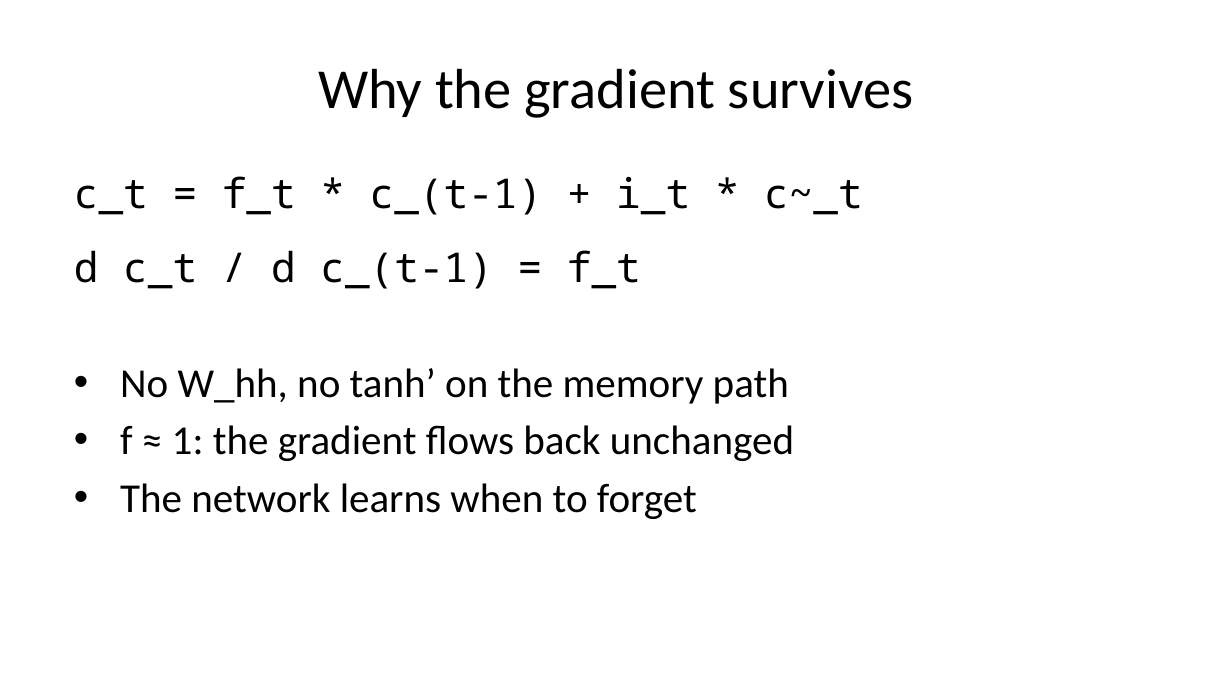
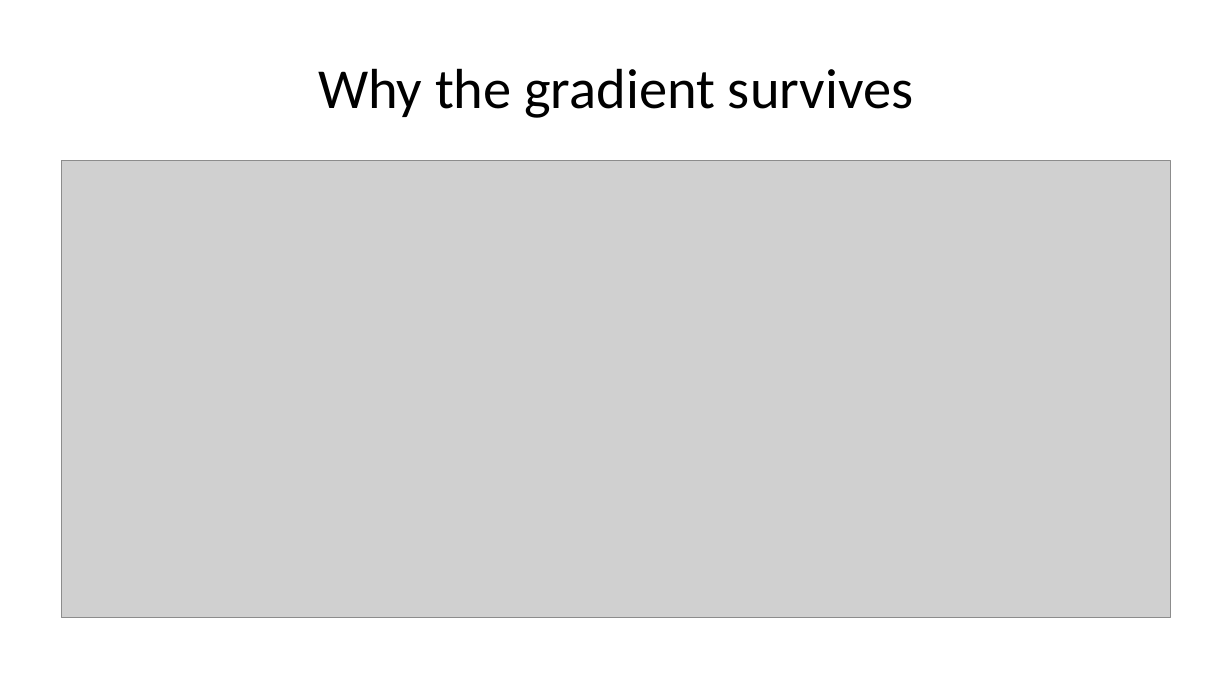
Before and after one commit to pauldubois98/AdcancedTopicsDataScience2026, a slide deck: slide 21 of Course10/slides.pptx (slide 22 before the commit). Drawn at 1232x693 pixels with LibreOffice and Linux fonts; fonts in the diff are those of the drawing; grey boxes stand for pictures. Boxes give left, top, right and bottom in pixels: in the first picture for what was removed or moved away, otherwise in the second. Text is boxed around its words. In the diff, an @@ line names an element or a change of style, - is before the commit and + after.

```diff
--- a/Course10/slides.pptx
+++ b/Course10/slides.pptx
@@ picture added at [62, 161, 1170, 618] @@
@@ text removed at [74, 176, 863, 519] @@
-c_t = f_t * c_(t-1) + i_t * c~_t
-d c_t / d c_(t-1) = f_t
-• No W_hh, no tanh’ on the memory path
-• f ≈ 1: the gradient flows back unchanged
-• The network learns when to forget
```
Also in this commit, not shown: 2 other slides changed, 5 slides added, 3 slides removed.
